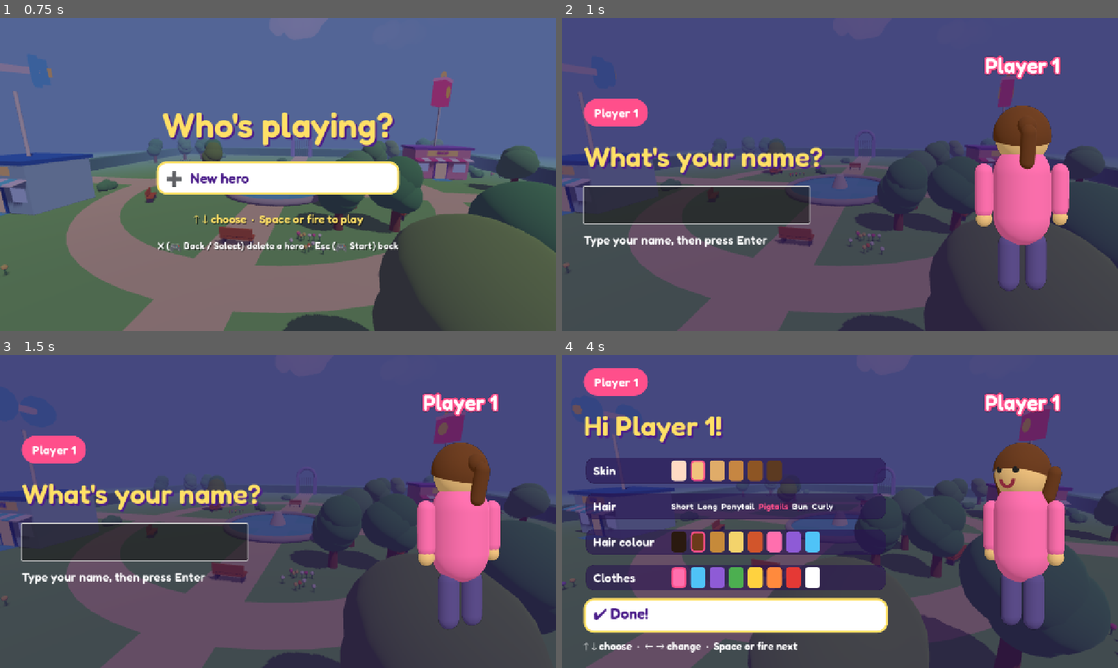
Above: before the commit, frames 1-4 (two rows, left to right).
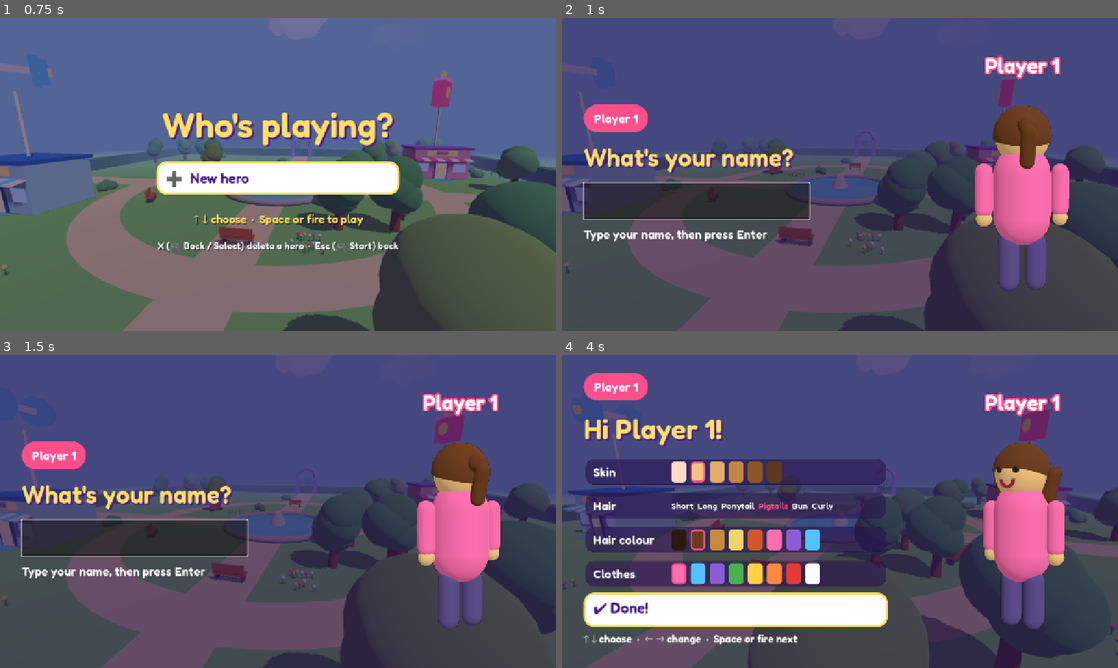
Above: after the commit, the same moments.

Repository: BennyWebb/zombie-tag
Game: Godot game, scene res://scenes/main.tscn
The game is run twice, just before and just after one commit, with the same random seed, the same clock (stepped at 60 frames per second) and the same inputs.
Inputs (mouse positions are in pixels of both pictures, inside the frame that each line leads up to):
- Up to frame 1 (0.75 s): tap Enter at 0.5, 0.6 s; hold D (menu_right) from 0.53 s (still down)
- Up to frame 2 (1 s): keep holding D (menu_right); tap Keypad Enter at 0.8 s
- Up to frame 3 (1.5 s): release D (menu_right) at 1.25 s; click (133, 542) at 1.27 s; type "12" at 1.35 s
- Up to frame 4 (4 s): tap Enter at 2, 2.3, 2.85, 3.8 s; hold Escape (menu_back) 2.03-2.78 s; tap Keypad Enter at 2.1, 3.05, 3.6 s; hold D (menu_right) 2.78-3.53 s; hold W (menu_up) from 3.53 s (still down)

Frame 1 is identical in both runs. In frame 2, 4.9% of the frame differs, in the area x 3-48%, y 25-74%; in frame 3, 4.9%; in frame 4, 9.9%, in the area x 3-59%, y 4-96%.

Commit message:
Godot: spell your name with the joypad you picked your hero with
Picking a hero with a joypad on a one-player game showed the typing box
for a keyboard, because the joypad was forgotten when the controls were
set up. The typing box then took the joypad's presses, so the name
screen seemed stuck. Now whoever picks her hero with a joypad gets the
letter grid, and a joypad button pressed while the typing box is up
switches to the grid too.

The name screen is a little smaller, so its help line fits on the TV.

Co-Authored-By: Claude Opus 5.5 <noreply@anthropic.com>
Claude-Session: https://claude.ai/code/session_01LLQA4ZnRtB4LSabNngitDm

Diff:
--- a/godot/scripts/controls.gd
+++ b/godot/scripts/controls.gd
@@ -95,7 +95,8 @@
 	for i in 2:
 		keys[i] = devices[i].keys if i < players else ""
 		pads[i] = devices[i].pad if i < players else NO_PAD
-		using_joypad[i] = pads[i] != NO_PAD and keys[i] == ""
+		if keys[i] == "":
+			using_joypad[i] = true # (otherwise it stays as it was: what she last used)
 	update_actions()
 
 
--- a/godot/scripts/creator.gd
+++ b/godot/scripts/creator.gd
@@ -42,10 +42,10 @@
 	wash.color = Color(40 / 255.0, 15 / 255.0, 80 / 255.0, 0.7)
 	wash.set_anchors_preset(Control.PRESET_FULL_RECT)
 	add_child(wash)
-	panel.position = Vector2(50, 30)
-	panel.size = Vector2(700, 660)
+	panel.position = Vector2(50, 20)
+	panel.size = Vector2(700, 680)
 	panel.alignment = BoxContainer.ALIGNMENT_CENTER
-	panel.add_theme_constant_override("separation", 14)
+	panel.add_theme_constant_override("separation", 10)
 	add_child(panel)
 	make_preview()
 	next()
@@ -98,10 +98,21 @@
 	typed = hero.look.name if hero.created else ""
 	cell = 0
 	wait = 0.3 # so the button that picked the hero doesn't also pick a letter
-	var keyboard: bool = Controls.keys[hero.index] != "" and not Controls.using_joypad[hero.index]
-	step = "name" if keyboard and not OS.has_feature("android") else "letters"
+	# typing needs a keyboard: someone who picked her hero with a joypad (and everyone on the TV)
+	# spells her name on the letter grid
+	step = "letters" if hero.picked_with_pad or OS.has_feature("android") else "name"
 	update_preview()
 	draw()
+
+
+## A joypad button while the typing box is up: no keyboard, then, so over to the letter grid.
+func _input(event: InputEvent) -> void:
+	if step == "name" and event is InputEventJoypadButton and event.pressed:
+		get_viewport().set_input_as_handled() # (so the typing box doesn't get it too)
+		typed = name_box.text if name_box else typed
+		step = "letters"
+		wait = 0.3
+		draw()
 
 
 func finish_name(text: String) -> void:
@@ -216,7 +227,7 @@
 
 
 func draw_name() -> void:
-	panel.add_child(left(Screens.heading("What's your name?", 64)))
+	panel.add_child(left(Screens.heading("What's your name?", 56)))
 	if step == "name":
 		# typing on a keyboard
 		name_box = LineEdit.new()
@@ -232,22 +243,26 @@
 		panel.add_child(left(MenuScreen.label("Type your name, then press Enter", 28, Color.WHITE)))
 		return
 	# picking letters with a joypad
-	var shown := MenuScreen.label(typed if typed != "" else " ", 48, Screens.PURPLE)
+	var shown := MenuScreen.label(typed if typed != "" else " ", 40, Screens.PURPLE)
 	panel.add_child(Screens.card(shown, true))
 	var grid := GridContainer.new()
 	grid.columns = GRID_WIDTH
 	grid.add_theme_constant_override("h_separation", 8)
 	grid.add_theme_constant_override("v_separation", 8)
 	for i in LETTERS.size():
-		var l := MenuScreen.label(LETTERS[i], 34, Screens.PURPLE if i == cell else Color.WHITE)
+		var l := MenuScreen.label(LETTERS[i], 30, Screens.PURPLE if i == cell else Color.WHITE)
 		l.horizontal_alignment = HORIZONTAL_ALIGNMENT_CENTER
-		l.custom_minimum_size = Vector2(44, 0)
+		l.custom_minimum_size = Vector2(40, 0)
 		var box := Screens.card(l, i == cell)
+		box.get_theme_stylebox("panel").content_margin_top = 2
+		box.get_theme_stylebox("panel").content_margin_bottom = 2
 		if LETTERS[i] == "✔" and i != cell:
 			box.get_theme_stylebox("panel").bg_color = Color("2e9e4f")
 		grid.add_child(box)
 	panel.add_child(grid)
-	panel.add_child(left(MenuScreen.label("🡐 🡑 🡒 🡓 choose  ·  %s picks a letter  ·  ✔ when you're done" % Controls.button(), 24, Color.WHITE)))
+	var hint := left(MenuScreen.label("🡐 🡑 🡒 🡓 choose  ·  %s picks a letter  ·  ✔ when done" % Controls.button(), 24, Color.WHITE))
+	hint.autowrap_mode = TextServer.AUTOWRAP_WORD_SMART
+	panel.add_child(hint)
 
 
 ## Typed names are letters only, starting with a capital.
--- a/godot/scripts/hero.gd
+++ b/godot/scripts/hero.gd
@@ -45,6 +45,7 @@
 var run := "normal" # which game is loaded: "normal" (Easy and Hard) or "hardcore"
 var other_run = null # the other game, put aside (see use_run), or null if she's never played it
 var out := false # Hardcore: tagged, so out until the level ends
+var picked_with_pad := false # whether she picked her hero with a joypad (so she spells her name with one)
 
 var tag_bux := 0
 var hearts: int = Data.config.player.hearts
--- a/godot/scripts/screens.gd
+++ b/godot/scripts/screens.gd
@@ -114,6 +114,7 @@
 	Sound.play("select")
 	devices.append(device)
 	var hero: Hero = main.heroes[slot]
+	hero.picked_with_pad = device.pad != Controls.NO_PAD
 	if r.has("new_hero"):
 		hero.blank("hero%s%d" % [String.num_int64(int(Time.get_unix_time_from_system() * 1000), 36), slot])
 	else:
